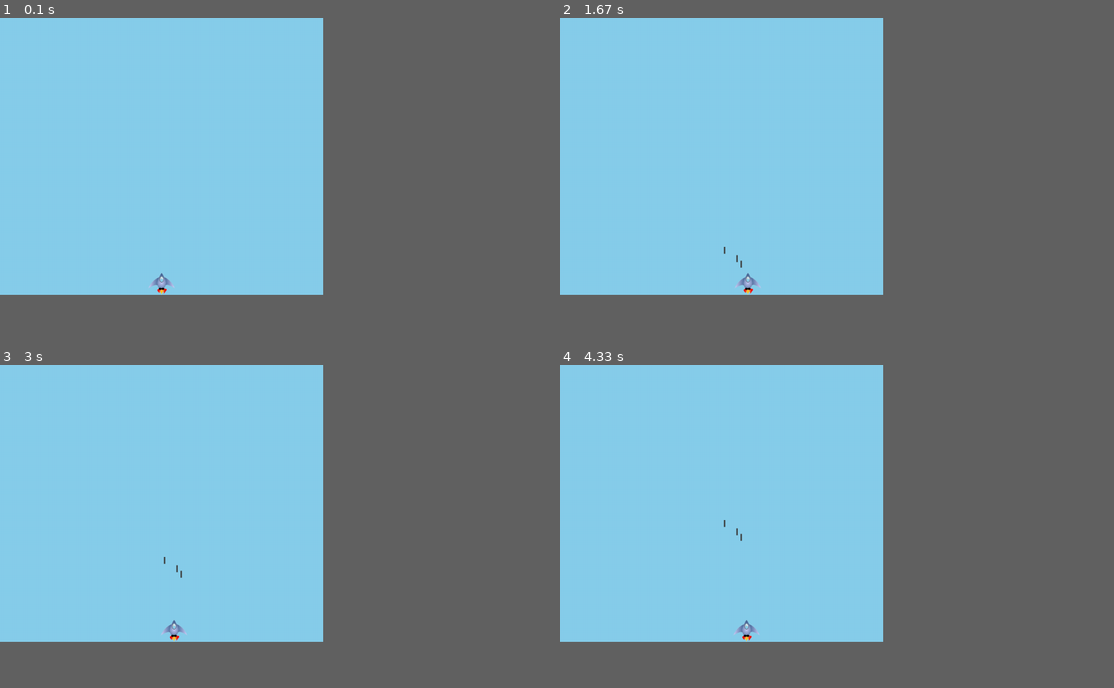
Above: before the commit, frames 1-4 (two rows, left to right).
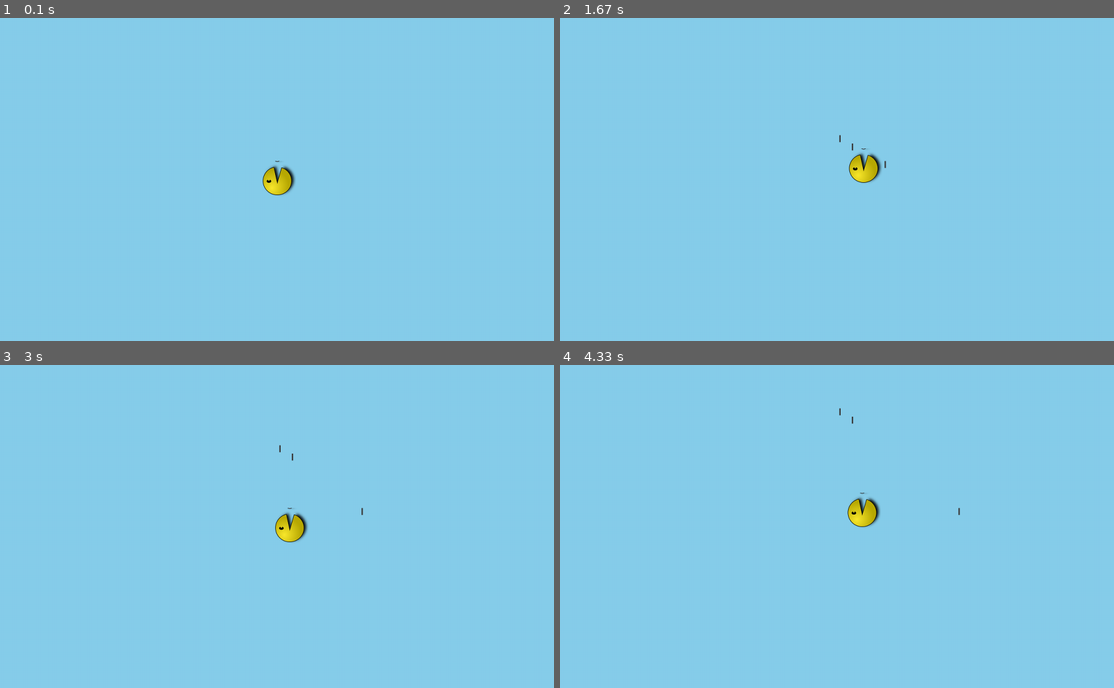
Above: after the commit, the same moments.

Repository: adevan-neves-santos/Python-Invasion-e-Data-Visualization
Game: pygame game, started from Projeto-01/adevanAlienInvasion/alien_invasion.py
Same seed, same stepped clock (60 frames per second), same inputs: the game is played once before the commit and once after it.
Inputs:
- Up to frame 1 (0.1 s): no input
- Up to frame 2 (1.67 s): tap Enter at 0.33 s; hold Right 0.67-1.13 s; tap Space at 0.73, 1.03, 1.23, 1.57 s; tap 3 at 0.82 s; hold Up 1.17-1.47 s; hold Right from 1.5 s (still down)
- Up to frame 3 (3 s): tap Space at 1.87, 2.07, 2.37, 2.63, 2.97 s; release Right at 1.97 s; hold Left 2-2.53 s; tap 3 at 2.15 s; hold Down 2.57-2.87 s; hold Left from 2.9 s (still down)
- Up to frame 4 (4.33 s): tap Space at 3.27, 3.4, 3.8, 4.1 s; release Left at 3.3 s; hold Up 3.33-3.7 s; tap 3 at 3.48 s; hold Right from 3.73 s (still down)
In our replay, the window is 525x450 before the commit and 900x525 after it. These sizes can differ from the game's own. Grey fills any space a smaller window leaves; there, only what the larger window draws over its background counts as a difference.

The runs differ from the first frame. In frame 1, 0.6% of the frame differs, in the area x 26-54%, y 44-86%; in frame 2, 0.6%, in the area x 29-59%, y 36-86%; in frame 3, 0.6%; in frame 4, 0.6%.

Commit message:
Deixando o tamamnho da tela do jogo confortável e adicionando a imagem de alein

Diff:
--- a/Projeto-01/adevanAlienInvasion/config/arquivo.json
+++ b/Projeto-01/adevanAlienInvasion/config/arquivo.json
@@ -1,5 +1,5 @@
 {
   "nomeJogador": "Adevan",
-  "nomePersonagem": "ship",
+  "nomePersonagem": "pacman",
   "corFundo": "azul"
 }
--- a/Projeto-01/adevanAlienInvasion/game_functions.py
+++ b/Projeto-01/adevanAlienInvasion/game_functions.py
@@ -35,6 +35,8 @@
         fire_bullet(ai_settings,screen,obj,bullets,eh_pacman)
     elif(event.key==pygame.K_3 and (eh_pacman)):
         fire_bullet2(ai_settings,screen,obj,bullets,eh_pacman)
+    elif(event.key==pygame.K_q):
+        sys.exit()
 
 def fire_bullet(ai_settings,screen,obj,bullets,eh_pacman):
     '''Dispara um projétil se o limite ainda não foi alcançado.'''
--- a/Projeto-01/adevanAlienInvasion/settings.py
+++ b/Projeto-01/adevanAlienInvasion/settings.py
@@ -2,8 +2,8 @@
 class Settings():
     '''Uma classe que armazena as configurações do jogo.'''
     def __init__(self,cor="azul"):
-        self.screen_width=700
-        self.screen_height=600
+        self.screen_width=1200
+        self.screen_height=700
         #Cor RGB da tela no jogo
         self.bg_color=gf.get_cor(cor)
 
Binary file added: Projeto-01/adevanAlienInvasion/imagens/alien.bmp
